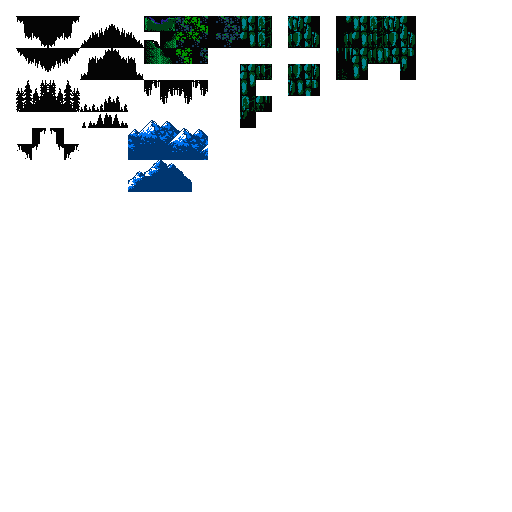
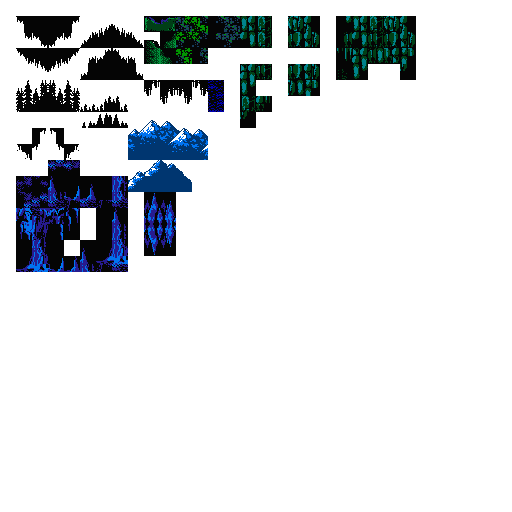
Two versions of the same layered image (512px x 512px). Layer-by-layer changes:
added layer "Layer 44" above "Layer 43" over (144, 224, 176, 256)
added layer "Layer 43" above "Water" over (144, 192, 176, 224)
added layer "Water" above "Layer 40" over (208, 80, 224, 112)
added layer "Layer 40" above "Layer 32" over (16, 160, 128, 272)
